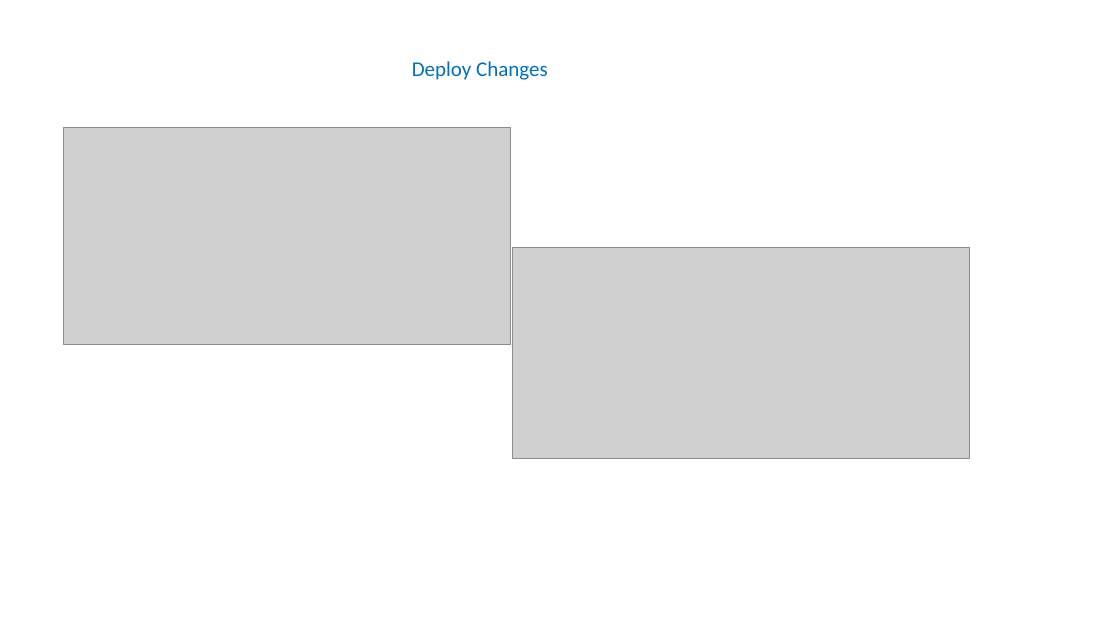
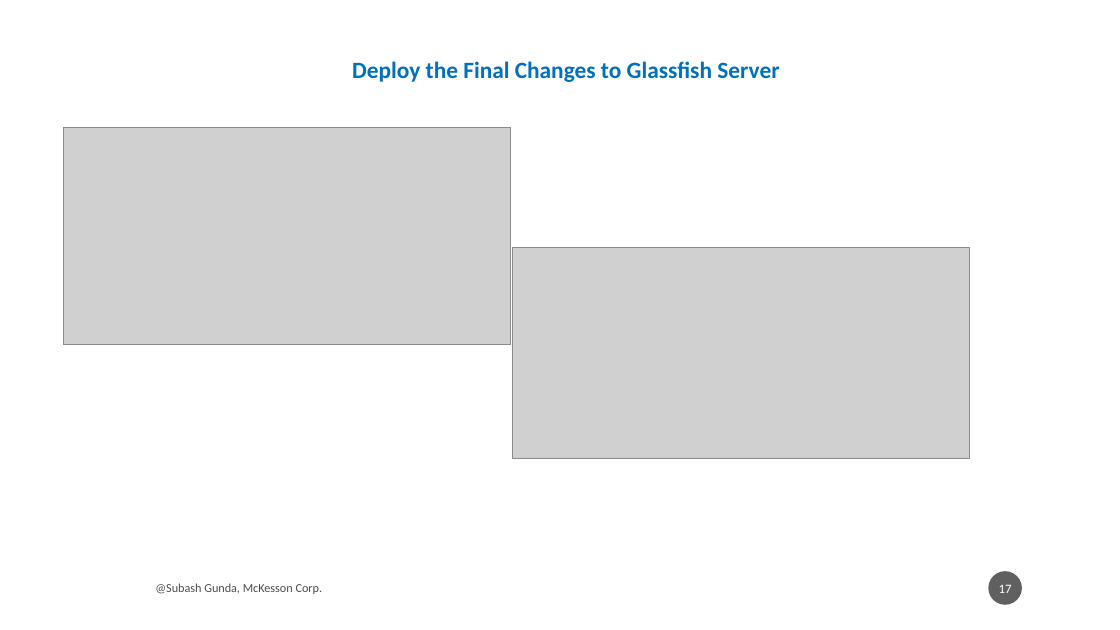
Before and after one commit to subhashgunda/deepazuremck, a slide deck: slide 17 of AzureTrafficManager_SubhashGunda.pptx. Drawn at 1120x630 pixels with LibreOffice and Linux fonts; fonts in the diff are those of the drawing; grey boxes stand for pictures. Boxes give left, top, right and bottom in pixels: in the first picture for what was removed or moved away, otherwise in the second. Text is boxed around its words. In the diff, an @@ line names an element or a change of style, - is before the commit and + after.

```diff
--- a/AzureTrafficManager_SubhashGunda.pptx
+++ b/AzureTrafficManager_SubhashGunda.pptx
@@ text at bbox=[352, 61, 779, 82]: text changed; size 18 to 20 pt; bold on @@
-Deploy Changes
+Deploy the Final Changes to Glassfish Server
@@ text added at bbox=[155, 583, 323, 594], 10.5 pt, text #000000 at 70% opacity @@
+@Subash Gunda, McKesson Corp.
@@ page number added at bbox=[989, 571, 1023, 605], fill #1D1D1D at 70% opacity, 11 pt, text #FFFFFF @@
+17
```
Also in this commit, not shown: 22 other slides changed, 6 slides added, 2 slides removed, 1 other file.
